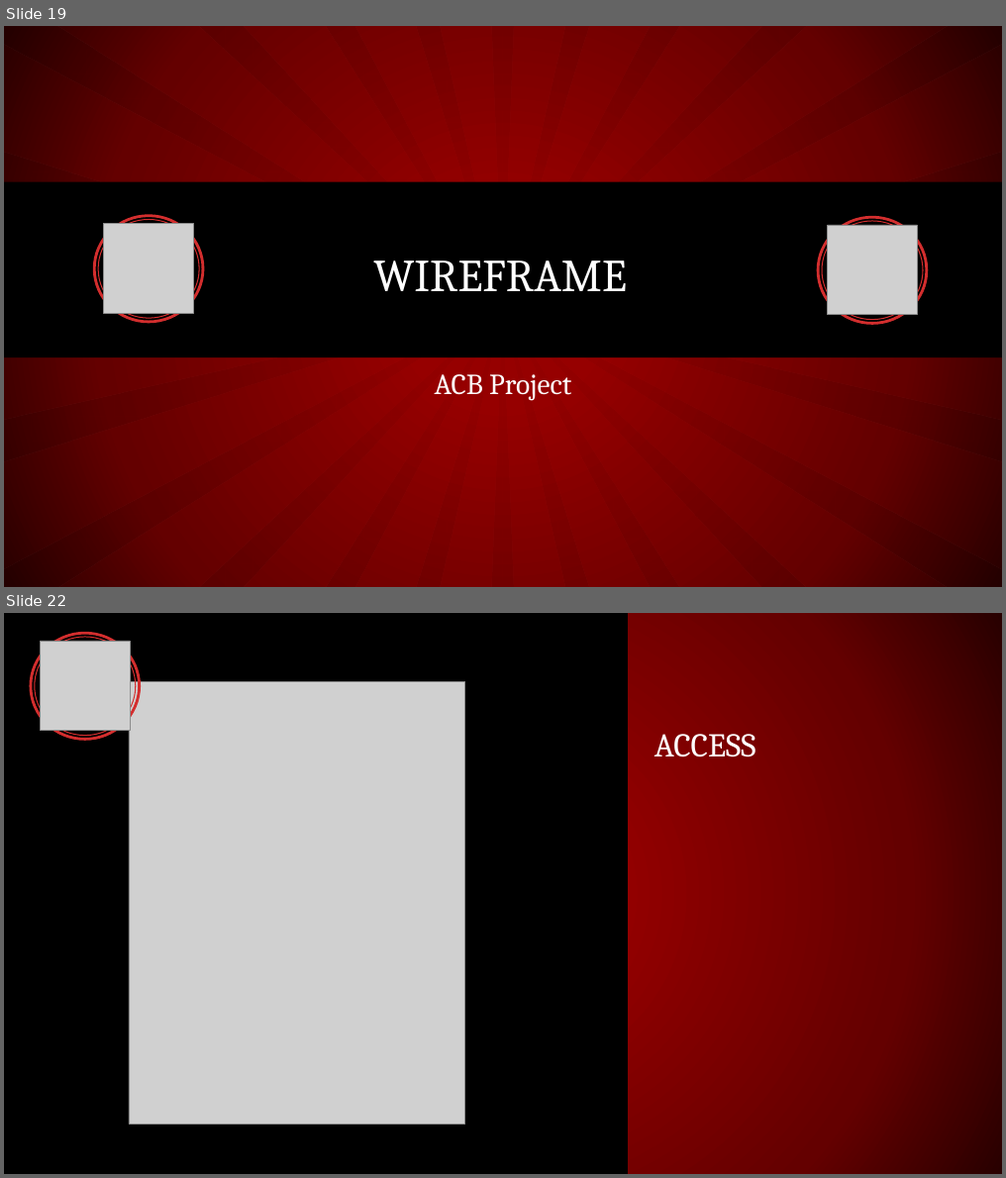
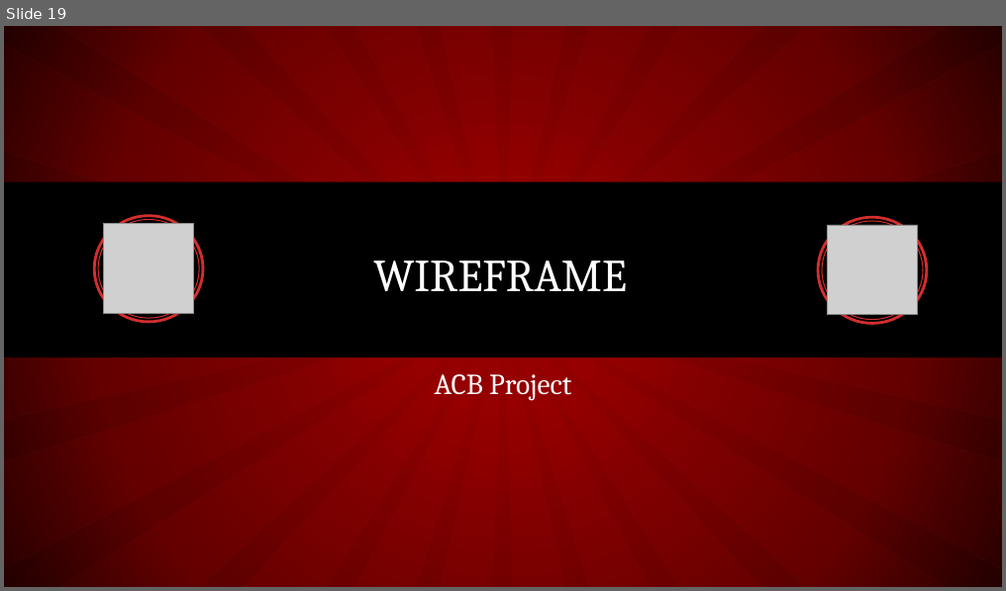
Before and after one commit to Dr-Hesaabi/Sharif-Documentation, a slide deck: presentation.pptx. Shown one above the other, each under a label of ours: slides 19 and 22 before the commit, slide 19 after it; the slides between them are not shown. The pictures are 1006x1178 and 1006x591 pixels, drawn with LibreOffice and Linux fonts; fonts in the diff are those of the drawing; grey boxes stand for pictures. Boxes give left, top, right and bottom in pixels: in the first picture for what was removed or moved away, otherwise in the second. Text is boxed around its words. In the diff, an @@ line names an element or a change of style, - is before the commit and + after.

Commit message:
Edited Presentation

```diff
--- a/presentation.pptx
+++ b/presentation.pptx
@@ slide 22 removed at box(4, 613, 1002, 1174), background gradient #960000 to #650000 to #290000 @@
@@ rectangle removed at box(4, 613, 628, 1174) @@
@@ freeform shape removed at box(30, 632, 141, 741) @@
@@ freeform shape removed at box(34, 636, 136, 736) @@
@@ picture removed at box(40, 641, 130, 731) @@
@@ picture removed at box(129, 682, 464, 1124) @@
@@ title removed at box(654, 734, 756, 758) @@
-ACCESS
```
Also in this commit, not shown: 10 slides changed, 10 slides added, 1 other slide removed.
